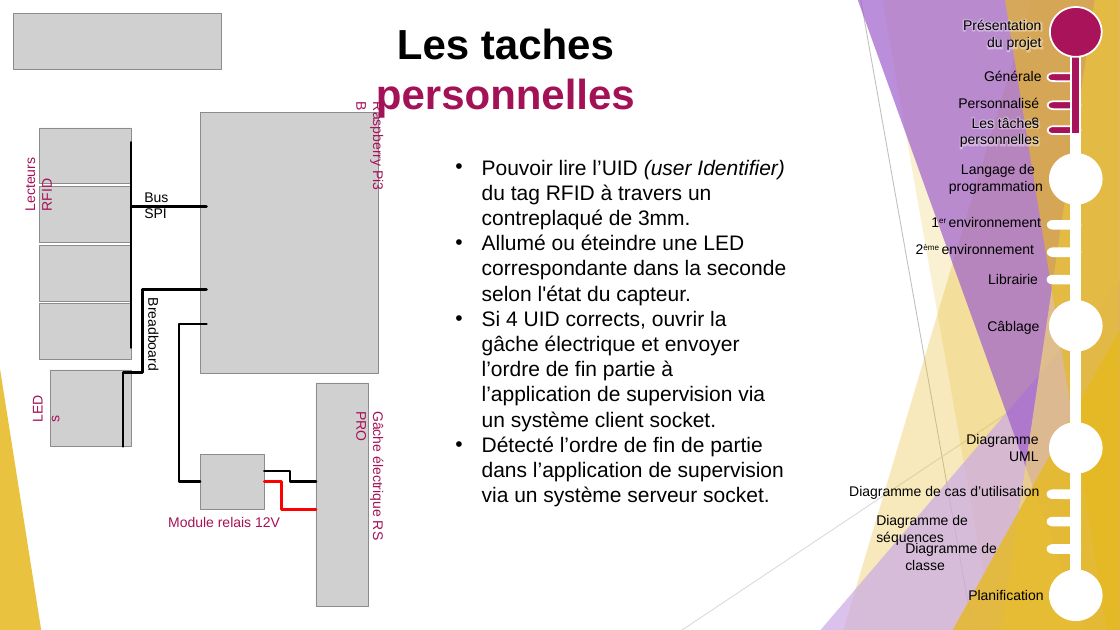
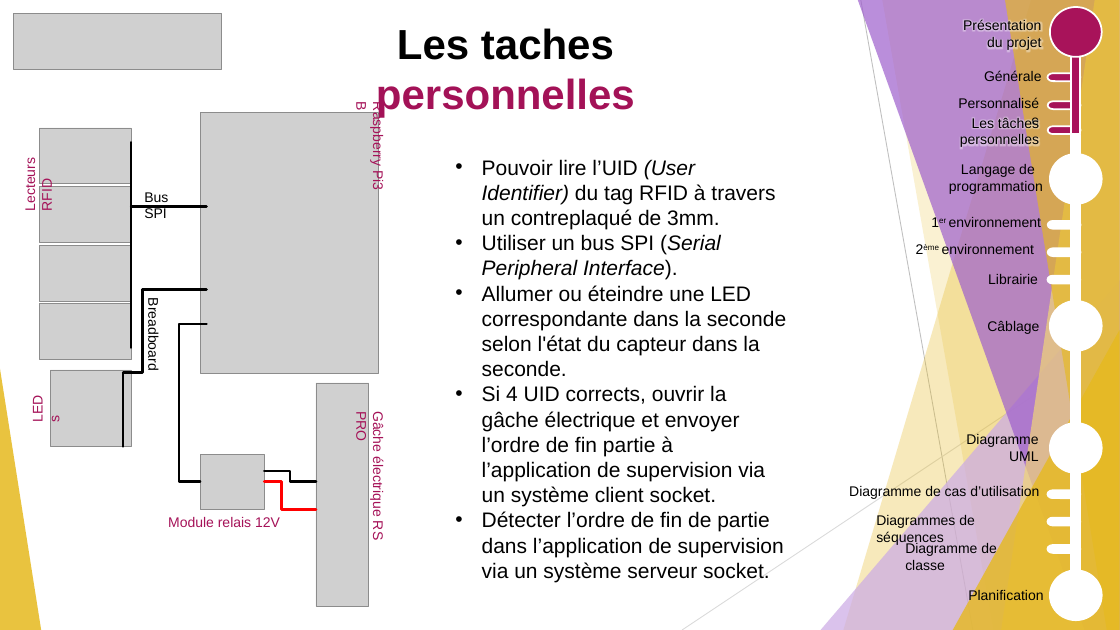
Before and after one commit to GuiguiMvn/Systeme-Escape-Game-Telethon, a slide deck: slide 5 of Guillaume/Documents/Diapo Revues/Revue 2 de projet étudiant 1 Escape Game Téléthon.pptx. Drawn at 1120x630 pixels with LibreOffice and Linux fonts; fonts in the diff are those of the drawing; grey boxes stand for pictures. Boxes give left, top, right and bottom in pixels: in the first picture for what was removed or moved away, otherwise in the second. Text is boxed around its words. In the diff, an @@ line names an element or a change of style, - is before the commit and + after.

```diff
--- a/Guillaume/Documents/Diapo Revues/Revue 2 de projet étudiant 1 Escape Game Téléthon.pptx
+++ b/Guillaume/Documents/Diapo Revues/Revue 2 de projet étudiant 1 Escape Game Téléthon.pptx
@@ text at box(482, 159, 786, 377): text changed @@
-• Pouvoir lire l’UID (user Identifier) du tag RFID à travers un contreplaqué de 3mm.
-• Allumé ou éteindre une LED correspondante dans la seconde selon l'état du capteur.
+• Pouvoir lire l’UID (User Identifier) du tag RFID à travers un contreplaqué de 3mm.
+• Utiliser un bus SPI (Serial Peripheral Interface).
+• Allumer ou éteindre une LED correspondante dans la seconde selon l'état du capteur dans la seconde.
@@ text at box(482, 511, 784, 582): text changed @@
-• Détecté l’ordre de fin de partie dans l’application de supervision via un système serveur socket.
+• Détecter l’ordre de fin de partie dans l’application de supervision via un système serveur socket.
@@ text at box(876, 514, 975, 546): text changed @@
-Diagramme de séquences
+Diagrammes de séquences
```
Also in this commit, not shown: 14 other slides changed, 3 other files.
